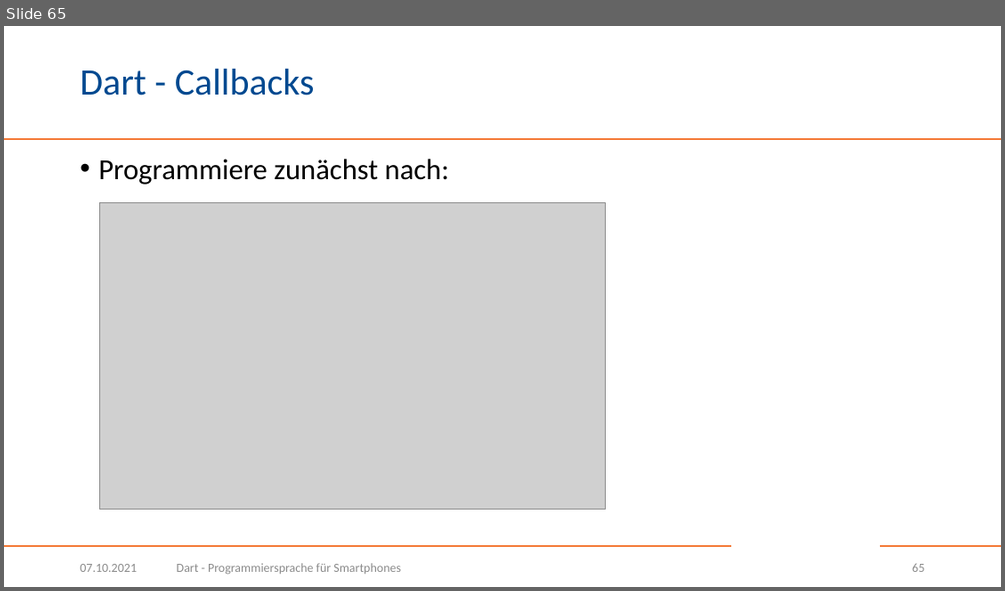
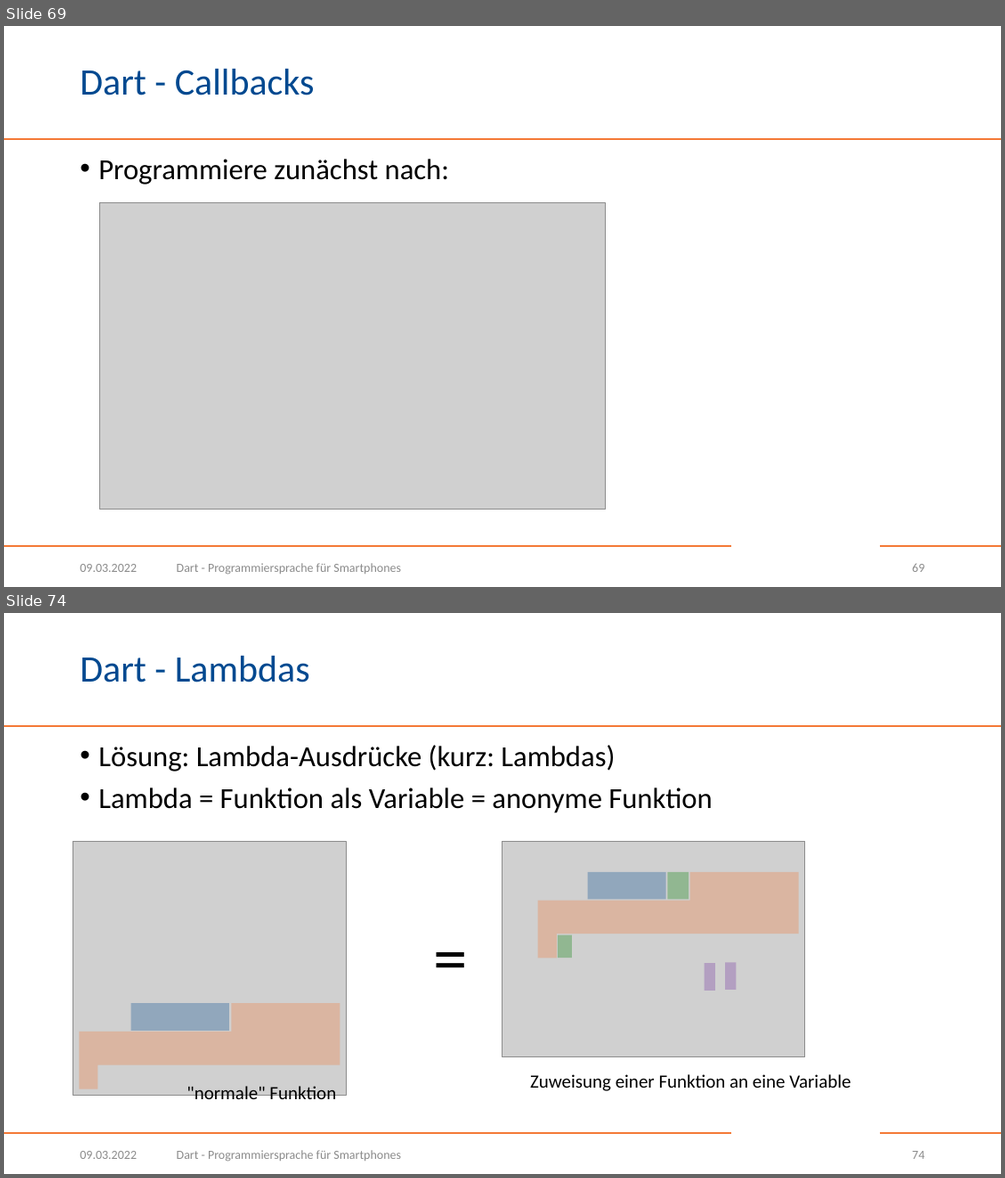
Before and after one commit to BogyMitutoyoCTL/Checklisten-App-2022.1, a slide deck: Dart.pptx. Shown one above the other, each under a label of ours: slide 65 before the commit, slides 69 and 74 after it; the slides between them are not shown. The pictures are 1005x591 and 1005x1178 pixels, drawn with LibreOffice and Linux fonts; fonts in the diff are those of the drawing; grey boxes stand for pictures; background and template pictures are left out. Boxes give left, top, right and bottom in pixels: in the first picture for what was removed or moved away, otherwise in the second. Text is boxed around its words. In the diff, an @@ line names an element or a change of style, - is before the commit and + after.

Commit message:
Dart presentation: add chapters for scope and lambdas

```diff
--- a/Dart.pptx
+++ b/Dart.pptx
@@ slide 74 added at bbox=[4, 613, 1001, 1174], background #FFFFFF; not listed: 3 template elements that a slide beside it also shows @@
@@ title added at bbox=[80, 656, 310, 682], 36 pt, text #004990 @@
+Dart - Lambdas
@@ text added at bbox=[98, 745, 712, 813], 28 pt, text #000000 @@
+• Lösung: Lambda-Ausdrücke (kurz: Lambdas)
+• Lambda = Funktion als Variable = anonyme Funktion
@@ picture added at bbox=[73, 841, 347, 1095] @@
@@ picture added at bbox=[502, 841, 805, 1057] @@
@@ freeform shape added at bbox=[538, 872, 799, 957], fill #F47836 at 30% opacity @@
@@ rectangle added at bbox=[588, 872, 666, 899], fill #004990 at 30% opacity @@
@@ rectangle added at bbox=[668, 872, 689, 899], fill #008000 at 30% opacity @@
@@ text added at bbox=[427, 910, 476, 1000], 66 pt, text #000000 @@
+=
@@ rectangle added at bbox=[558, 935, 572, 957], fill #008000 at 30% opacity @@
@@ rectangle added at bbox=[704, 963, 715, 989], fill #7030A0 at 30% opacity @@
@@ rectangle added at bbox=[726, 962, 736, 989], fill #7030A0 at 30% opacity @@
@@ freeform shape added at bbox=[79, 1004, 340, 1089], fill #F47836 at 30% opacity @@
@@ rectangle added at bbox=[131, 1004, 229, 1030], fill #004990 at 30% opacity @@
@@ text added at bbox=[186, 1086, 336, 1104], 18 pt, text #000000 @@
+"normale" Funktion
@@ text added at bbox=[530, 1074, 850, 1091], 18 pt, text #000000 @@
+Zuweisung einer Funktion an eine Variable
@@ text added at bbox=[80, 1151, 137, 1159], 12 pt, text #8C8C8C @@
+09.03.2022
@@ text added at bbox=[177, 1150, 401, 1161], 12 pt, text #8C8C8C @@
+Dart - Programmiersprache für Smartphones
@@ page number added at bbox=[912, 1151, 924, 1159], 12 pt, text #8C8C8C @@
+74
@@ what was slide 65 is now slide 69 @@
@@ slide 69 changed as well @@
@@ text at bbox=[80, 564, 137, 572]: text changed @@
-07.10.2021
+09.03.2022
```
Also in this commit, not shown: 89 other slides changed, 9 other slides added.
